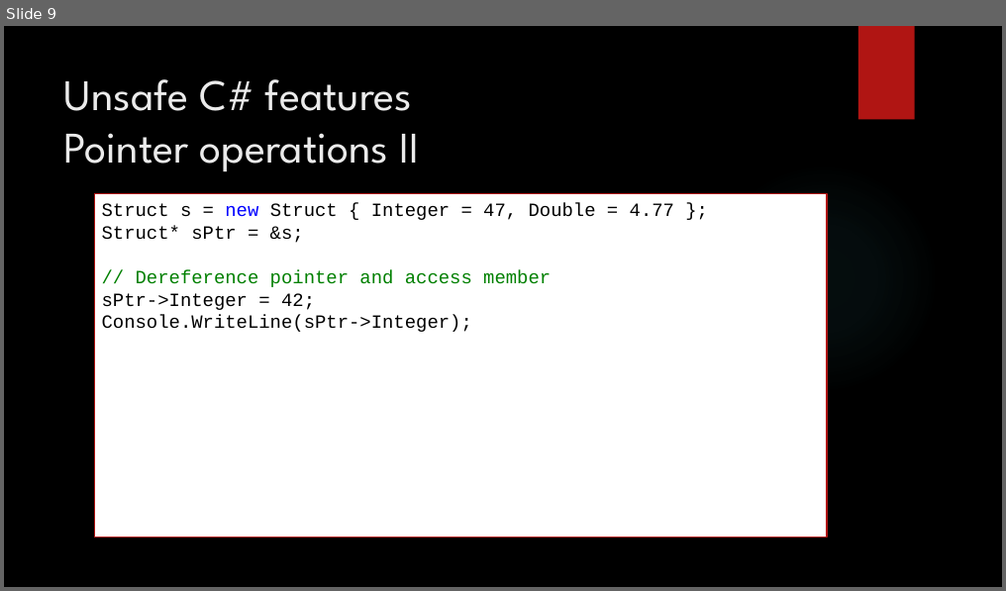
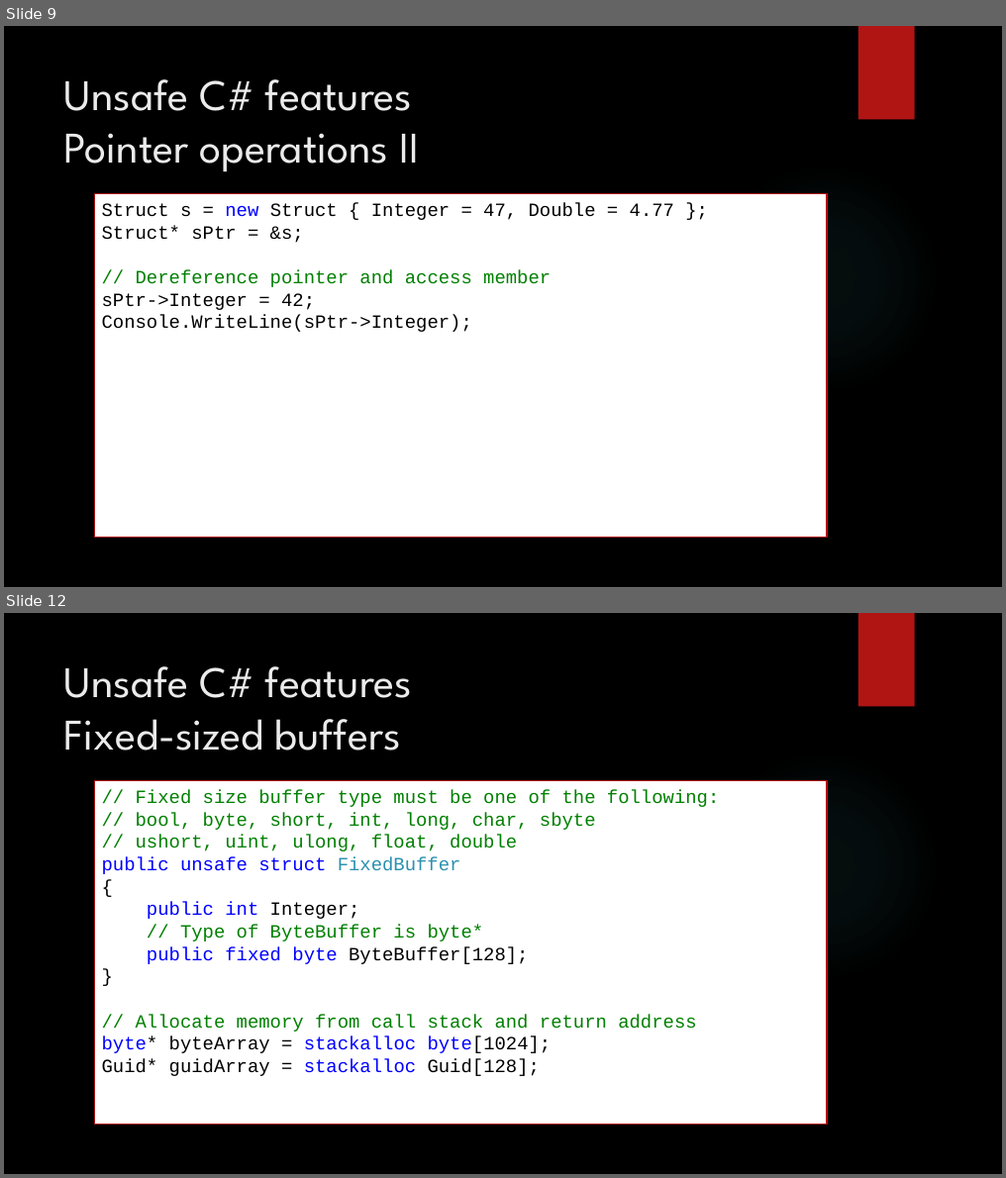
Before and after one commit to dennisdietrich/UnsafeCSharp, a slide deck: doc/Introduction to unsafe C#.pptx. Shown one above the other, each under a label of ours: slide 9 before the commit, slides 9 and 12 after it; the slides between them are not shown. The pictures are 1006x591 and 1006x1178 pixels, drawn with LibreOffice and Linux fonts; fonts in the diff are those of the drawing; background and template pictures are left out. Boxes give left, top, right and bottom in pixels: in the first picture for what was removed or moved away, otherwise in the second. Text is boxed around its words. In the diff, an @@ line names an element or a change of style, - is before the commit and + after.

Commit message:
Completed section on unsafe C# features

```diff
--- a/doc/Introduction to unsafe C#.pptx
+++ b/doc/Introduction to unsafe C#.pptx
@@ slide 12 added at bbox=[4, 613, 1002, 1174], background picture (left out); not listed: 2 template elements that a slide beside it also shows @@
@@ title added at bbox=[64, 666, 413, 751], 42 pt, text #EBEBEB @@
+Unsafe C# features
+Fixed-sized buffers
@@ rectangle added at bbox=[94, 781, 827, 1125], fill #FFFFFF, outline #B01513 1.25 pt, 18 pt, text #008000 @@
+// Fixed size buffer type must be one of the following:
+// bool, byte, short, int, long, char, sbyte
+// ushort, uint, ulong, float, double
+public unsafe struct FixedBuffer
+{
+public int Integer;
+// Type of ByteBuffer is byte*
+public fixed byte ByteBuffer[128];
+}
+// Allocate memory from call stack and return address
+byte* byteArray = stackalloc byte[1024];
+Guid* guidArray = stackalloc Guid[128];
```
Also in this commit, not shown: 1 slide changed, 2 other slides added, 3 other files.
